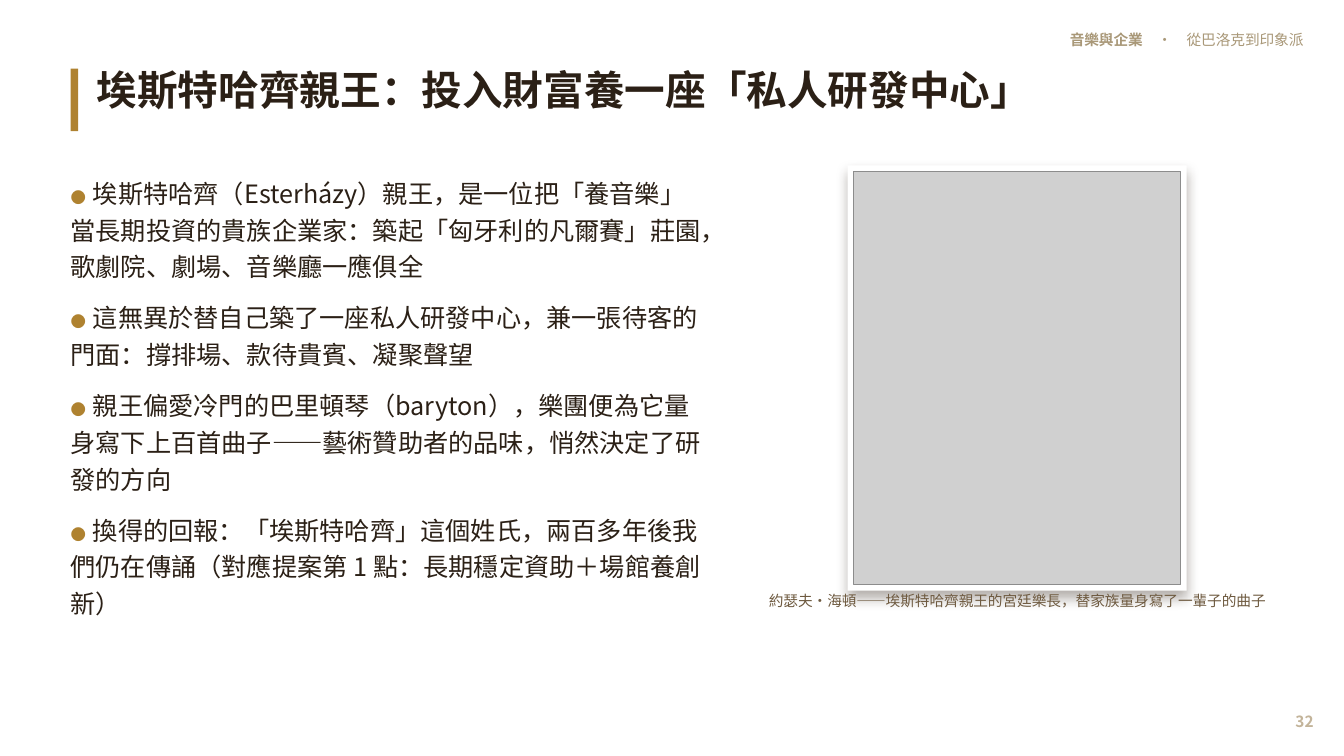
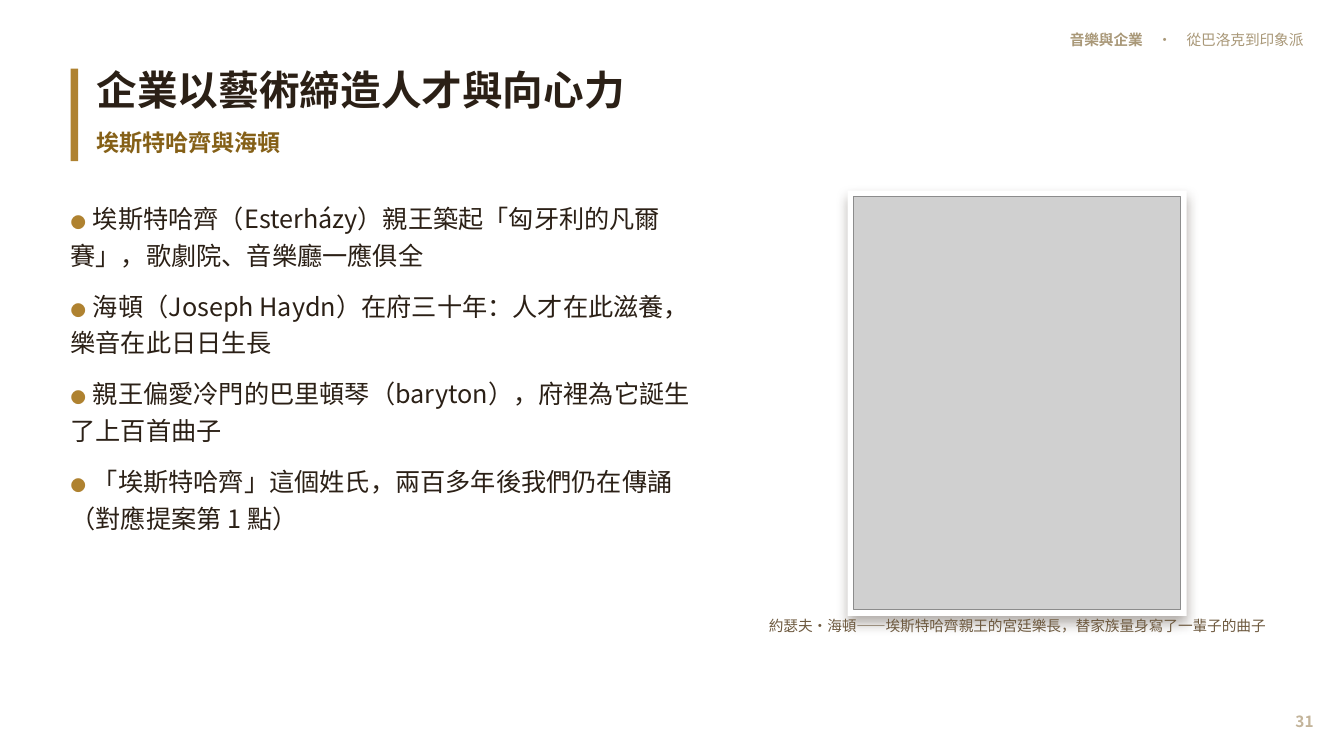
Before and after one commit to kblab2024/music-business-lecture, a slide deck: slide 31 of docs/downloads/音樂與企業-投影片.pptx (slide 32 before the commit). Drawn at 1344x756 pixels with LibreOffice and Linux fonts; fonts in the diff are those of the drawing; grey boxes stand for pictures. Boxes give left, top, right and bottom in pixels: in the first picture for what was removed or moved away, otherwise in the second. Text is boxed around its words. In the diff, an @@ line names an element or a change of style, - is before the commit and + after.

```diff
--- a/docs/downloads/音樂與企業-投影片.pptx
+++ b/docs/downloads/音樂與企業-投影片.pptx
@@ rectangle: place and size @@
-rectangle at [71,69,78,131]
+rectangle at [71,69,78,161]
@@ text at [97,70,625,154]: text changed @@
-埃斯特哈齊親王：投入財富養一座「私人研發中心」
+企業以藝術締造人才與向心力
+埃斯特哈齊與海頓
@@ text at [71,206,690,531]: text changed @@
-● 埃斯特哈齊（Esterházy）親王，是一位把「養音樂」當長期投資的貴族企業家：築起「匈牙利的凡爾賽」莊園，歌劇院、劇場、音樂廳一應俱全
-● 這無異於替自己築了一座私人研發中心，兼一張待客的門面：撐排場、款待貴賓、凝聚聲望
-● 親王偏愛冷門的巴里頓琴（baryton），樂團便為它量身寫下上百首曲子——藝術贊助者的品味，悄然決定了研發的方向
-● 換得的回報：「埃斯特哈齊」這個姓氏，兩百多年後我們仍在傳誦（對應提案第 1 點：長期穩定資助＋場館養創新）
+● 埃斯特哈齊（Esterházy）親王築起「匈牙利的凡爾賽」，歌劇院、音樂廳一應俱全
+● 海頓（Joseph Haydn）在府三十年：人才在此滋養，樂音在此日日生長
+● 親王偏愛冷門的巴里頓琴（baryton），府裡為它誕生了上百首曲子
+● 「埃斯特哈齊」這個姓氏，兩百多年後我們仍在傳誦（對應提案第 1 點）
@@ 1 picture, 1 text, 1 rectangle: place and size @@
-1 picture, 1 text, 1 rectangle at [769,165,1266,610]
+1 picture, 1 text, 1 rectangle at [769,191,1266,635]
@@ text at [1295,715,1313,727]: text changed @@
-32
+31
```
Also in this commit, not shown: 52 other slides changed, 3 slides added, 4 slides removed, 9 other files.
